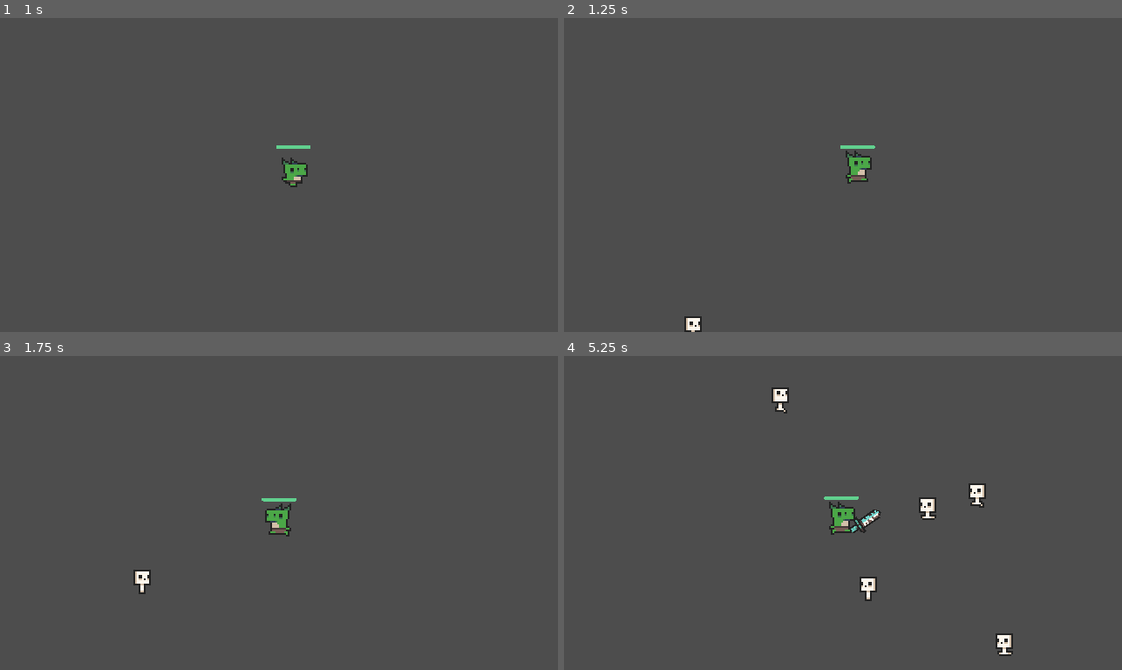
Above: before the commit, frames 1-4 (two rows, left to right).
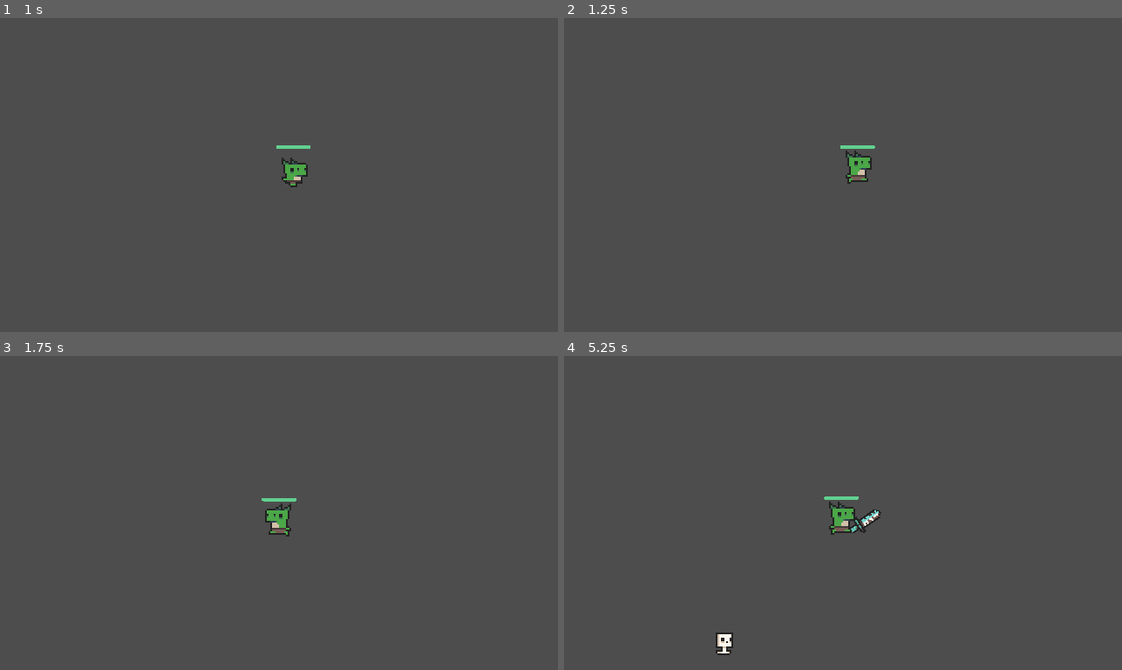
Above: after the commit, the same moments.

Repository: CyrusVillaruz/Turtinia-Endless
Game: Godot game, scene res://game/scenes/levels/level.tscn
Two runs of this game, one before a commit and one after it. Both use one fixed random seed, a clock stepped at 60 frames per second and the inputs below.
Inputs (mouse positions are in pixels of both pictures, inside the frame that each line leads up to):
- Up to frame 1 (1 s): move the mouse to (401, 159) at 0.52 s; hold D (right) from 0.53 s (still down); click (401, 159) at 0.6 s
- Up to frame 2 (1.25 s): keep holding D (right)
- Up to frame 3 (1.75 s): move the mouse to (167, 528) at 1.27 s; release D (right) at 1.28 s; hold S (down) from 1.28 s (still down); click (167, 528) at 1.35 s
- Up to frame 4 (5.25 s): move the mouse to (898, 443) at 2.02 s; release S (down) at 2.03 s; hold D (right) 2.03-2.78 s; click (898, 443) at 2.1 s; move the mouse to (815, 575) at 2.77 s; hold W (up) 2.78-3.53 s; click (815, 575) at 2.85 s; move the mouse to (1010, 560) at 3.52 s; hold A (left) 3.53-5.03 s; click (1010, 560) at 3.6 s; move the mouse to (675, 465) at 4.27 s; click (675, 465) at 4.35 s; move the mouse to (870, 513) at 5.02 s; hold S (down) from 5.03 s (still down); click (870, 513) at 5.1 s

Frame 1 is identical in both runs. In frame 2, 0.2% of the frame differs, in the area x 21-25%, y 95-100%; in frame 3, 0.2%; in frame 4, 1.2%, in the area x 27-81%, y 10-96%.

Commit message:
Adjusts spawning timer and sword visibility

Diff:
--- a/game/scenes/levels/level.tscn
+++ b/game/scenes/levels/level.tscn
@@ -285,6 +285,7 @@
 rotation = -0.00558653
 
 [node name="SpawnTimer" type="Timer" parent="."]
+wait_time = 5.0
 autostart = true
 
 [connection signal="timeout" from="SpawnTimer" to="." method="_on_spawn_timer_timeout"]
